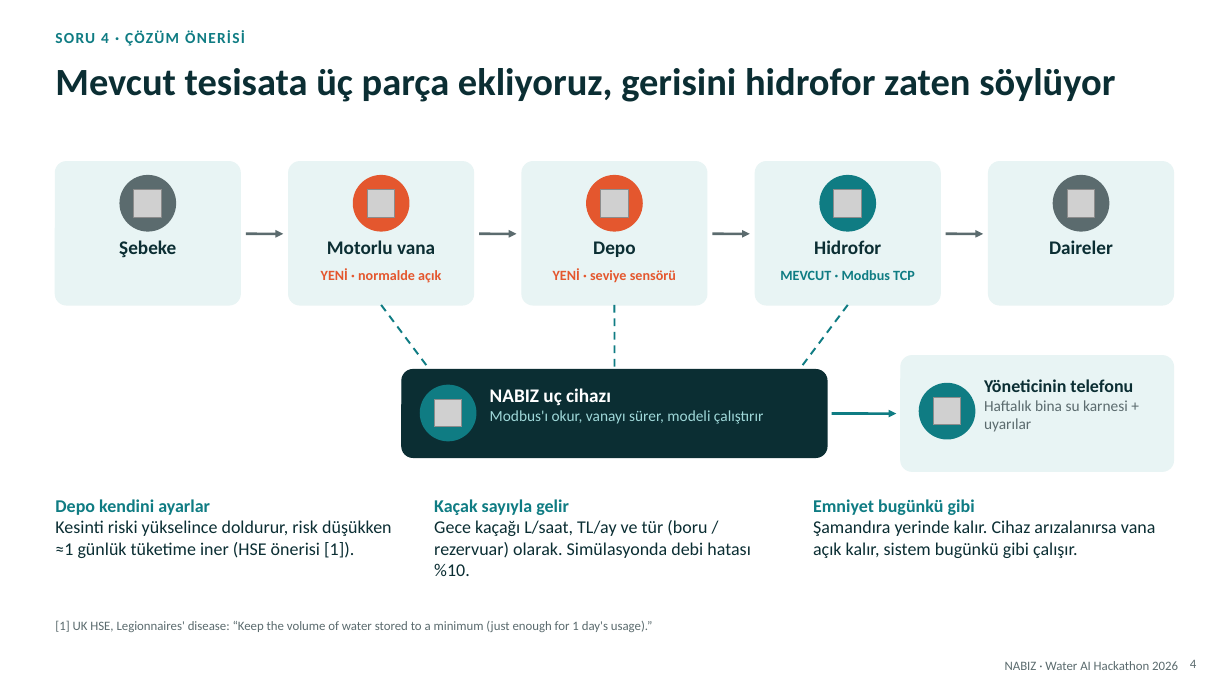
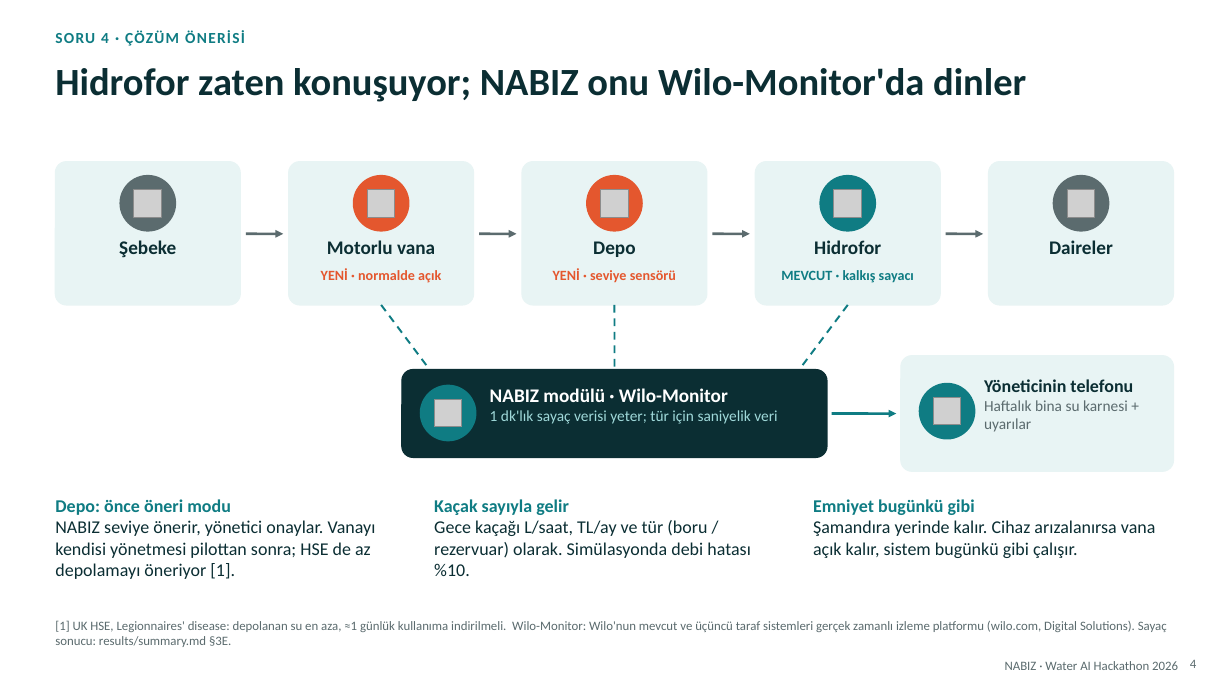
Before and after one commit to ugurfurkanyesil-rgb/wilo-hackathon, a slide deck: slide 4 of teslim/NABIZ_Proje_Fikri.pptx. Drawn at 1232x693 pixels with LibreOffice and Linux fonts; fonts in the diff are those of the drawing; grey boxes stand for pictures. Boxes give left, top, right and bottom in pixels: in the first picture for what was removed or moved away, otherwise in the second. Text is boxed around its words. In the diff, an @@ line names an element or a change of style, - is before the commit and + after.

```diff
--- a/teslim/NABIZ_Proje_Fikri.pptx
+++ b/teslim/NABIZ_Proje_Fikri.pptx
@@ title at (55,68,1026,102): text changed @@
-Mevcut tesisata üç parça ekliyoruz, gerisini hidrofor zaten söylüyor
+Hidrofor zaten konuşuyor; NABIZ onu Wilo-Monitor'da dinler
@@ text at (781,270,914,283): text changed @@
-MEVCUT · Modbus TCP
+MEVCUT · kalkış sayacı
@@ text at (490,388,777,424): text changed @@
-NABIZ uç cihazı
-Modbus'ı okur, vanayı sürer, modeli çalıştırır
+NABIZ modülü · Wilo-Monitor
+1 dk'lık sayaç verisi yeter; tür için saniyelik veri
@@ text at (55,499,376,579): text changed @@
-Depo kendini ayarlar
-Kesinti riski yükselince doldurur, risk düşükken ≈1 günlük tüketime iner (HSE önerisi [1]).
+Depo: önce öneri modu
+NABIZ seviye önerir, yönetici onaylar. Vanayı kendisi yönetmesi pilottan sonra; HSE de az depolamayı öneriyor [1].
@@ text at (55,620,1167,647): text changed @@
-[1] UK HSE, Legionnaires' disease: “Keep the volume of water stored to a minimum (just enough for 1 day's usage).”
+[1] UK HSE, Legionnaires' disease: depolanan su en aza, ≈1 günlük kullanıma indirilmeli. Wilo-Monitor: Wilo'nun mevcut ve üçüncü taraf sistemleri gerçek zamanlı izleme platformu (wilo.com, Digital Solutions). Sayaç sonucu: results/summary.md §3E.
```
Also in this commit, not shown: 7 other slides changed, 11 other files.
